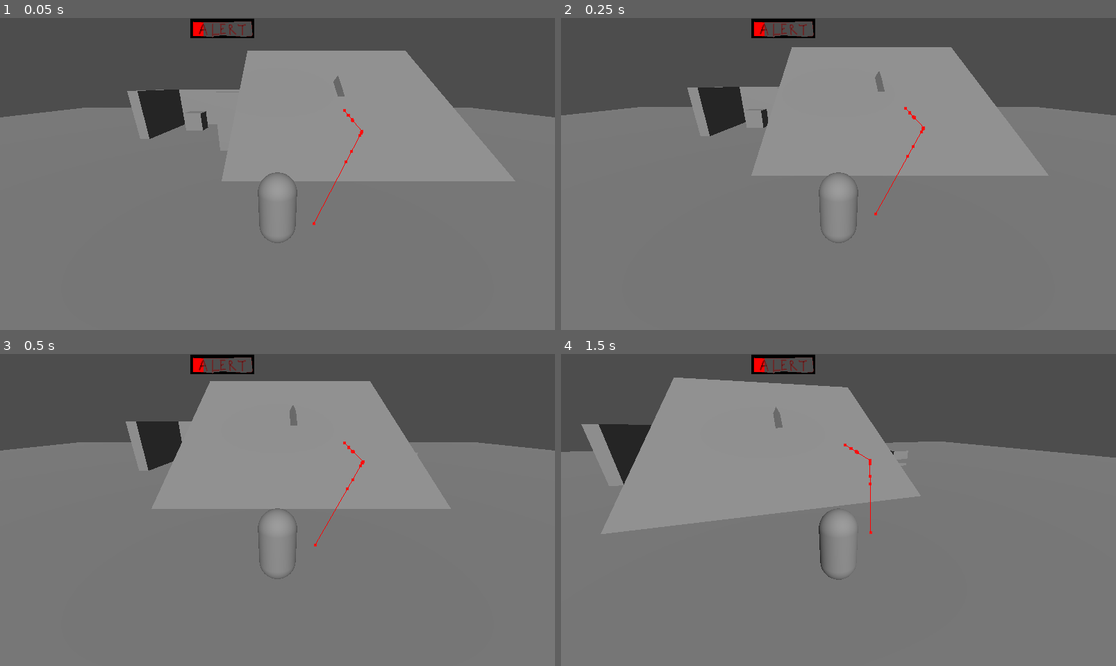
Above: before the commit, frames 1-4 (two rows, left to right).
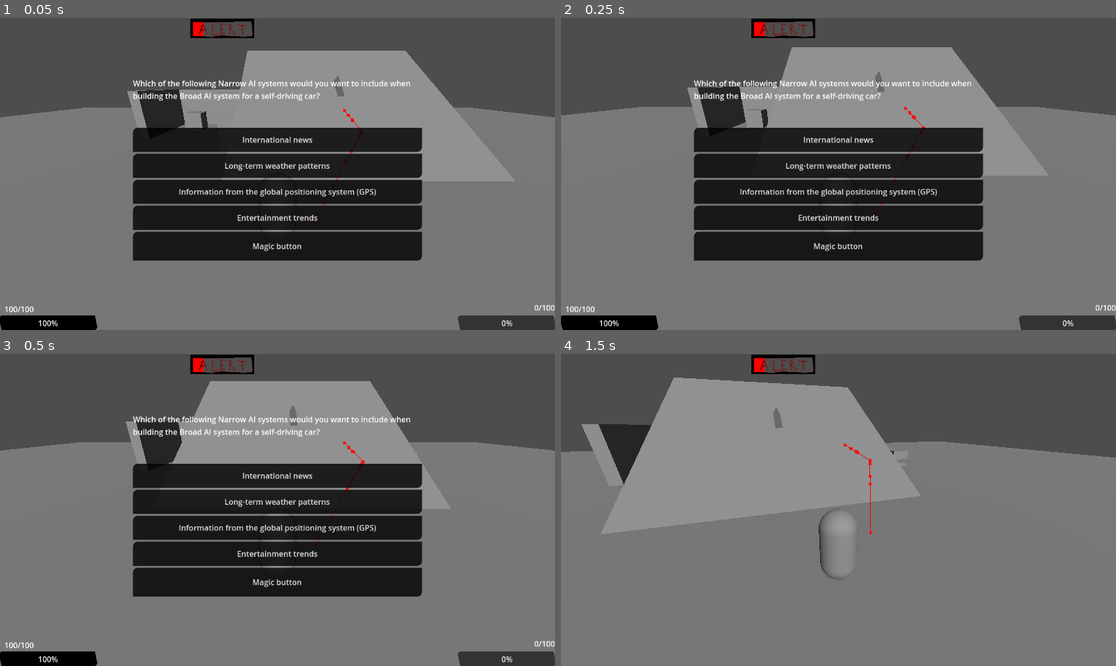
Above: after the commit, the same moments.

Repository: COMP2281/software-engineering-group24-25-06
Game: Godot game, scene res://scenes/missions/main.tscn
Same seed, same stepped clock (60 frames per second), same inputs: the game is played once before the commit and once after it.
Inputs (mouse positions are in pixels of both pictures, inside the frame that each line leads up to):
- Up to frame 1 (0.05 s): no input
- Up to frame 2 (0.25 s): no input
- Up to frame 3 (0.5 s): no input
- Up to frame 4 (1.5 s): tap Enter (ui_accept) at 0.5, 0.77, 1.25 s; move the mouse to (866, 510) at 0.52 s; hold W (forward) 0.53-1.28 s; tap B (change_battle) at 0.6 s; move the mouse to (727, 525) at 1.27 s; hold S (backward) from 1.28 s (still down); tap M (change_mission) at 1.35 s

The runs differ from the first frame. In frame 1, 23% of the frame differs, in the area x 0-100%, y 20-100%; in frame 2, 23%; in frame 3, 23%; in frame 4, nothing differs.
Error in both runs: Invalid access to property or key 'enemy_encountered' on a base object of type 'Dictionary'. (res://scripts/scene_coordinator/states/encounter_state.gd:10)

Commit message:
Changed UI to use anchoring for alignment in most places

Diff:
--- a/scenes/battle.tscn
+++ b/scenes/battle.tscn
@@ -58,7 +58,6 @@
 material = SubResource("StandardMaterial3D_b5i7k")
 
 [node name="CanvasLayer" type="CanvasLayer" parent="."]
-visible = false
 
 [node name="UI" type="Control" parent="CanvasLayer"]
 layout_mode = 3
@@ -67,53 +66,74 @@
 anchor_bottom = 1.0
 grow_horizontal = 2
 grow_vertical = 2
+size_flags_horizontal = 3
+size_flags_vertical = 3
 script = ExtResource("3_wuvo2")
 
 [node name="Playerhealth" type="ProgressBar" parent="CanvasLayer/UI"]
-layout_mode = 0
-offset_left = 20.0
-offset_top = 20.0
-offset_right = 220.0
-offset_bottom = 50.0
+layout_mode = 1
+anchors_preset = 2
+anchor_top = 1.0
+anchor_bottom = 1.0
+offset_top = -30.0
+offset_right = 200.0
+grow_vertical = 0
 
 [node name="Healthlabel" type="Label" parent="CanvasLayer/UI/Playerhealth"]
-layout_mode = 0
-offset_right = 40.0
-offset_bottom = 23.0
+layout_mode = 1
+offset_left = 9.0
+offset_top = -25.0
+offset_right = 49.0
+offset_bottom = -2.0
 
 [node name="Enemyhealth" type="ProgressBar" parent="CanvasLayer/UI"]
-layout_mode = 0
-offset_left = 932.0
-offset_top = 20.0
-offset_right = 1132.0
-offset_bottom = 50.0
+layout_mode = 1
+anchors_preset = 3
+anchor_left = 1.0
+anchor_top = 1.0
+anchor_right = 1.0
+anchor_bottom = 1.0
+offset_left = -200.0
+offset_top = -30.0
+grow_horizontal = 0
+grow_vertical = 0
 
 [node name="Healthlabel" type="Label" parent="CanvasLayer/UI/Enemyhealth"]
-layout_mode = 0
-offset_right = 40.0
-offset_bottom = 23.0
+layout_mode = 1
+anchors_preset = 1
+anchor_left = 1.0
+anchor_right = 1.0
+offset_left = -40.0
+offset_top = -28.0
+offset_bottom = -5.0
+grow_horizontal = 0
 
-[node name="Questionpanel" type="Panel" parent="CanvasLayer/UI"]
-layout_mode = 0
-offset_left = 256.0
-offset_top = 128.0
-offset_right = 856.0
-offset_bottom = 428.0
+[node name="Questionpanel" type="VBoxContainer" parent="CanvasLayer/UI"]
+layout_mode = 1
+anchors_preset = 8
+anchor_left = 0.5
+anchor_top = 0.5
+anchor_right = 0.5
+anchor_bottom = 0.5
+offset_left = -300.0
+offset_top = -150.0
+offset_right = 300.0
+offset_bottom = 150.0
+grow_horizontal = 2
+grow_vertical = 2
 script = ExtResource("4_1c0xn")
 
 [node name="Questionlabel" type="Label" parent="CanvasLayer/UI/Questionpanel"]
-layout_mode = 0
-offset_top = 20.0
-offset_right = 40.0
-offset_bottom = 43.0
+custom_minimum_size = Vector2(0, 10)
+layout_mode = 2
+autowrap_mode = 3
 
 [node name="Optionscontainer" type="VBoxContainer" parent="CanvasLayer/UI/Questionpanel"]
-layout_mode = 0
-offset_right = 40.0
-offset_bottom = 40.0
+layout_mode = 2
 alignment = 1
 
 [node name="Battlemenu" type="Control" parent="CanvasLayer/UI"]
+layout_mode = 1
 anchors_preset = 0
 offset_right = 40.0
 offset_bottom = 40.0
@@ -125,9 +145,19 @@
 offset_bottom = 40.0
 
 [node name="Gameoverpanel" type="Panel" parent="CanvasLayer/UI"]
-layout_mode = 0
-offset_right = 40.0
-offset_bottom = 40.0
+visible = false
+layout_mode = 1
+anchors_preset = 8
+anchor_left = 0.5
+anchor_top = 0.5
+anchor_right = 0.5
+anchor_bottom = 0.5
+offset_left = -20.0
+offset_top = -20.0
+offset_right = 20.0
+offset_bottom = 20.0
+grow_horizontal = 2
+grow_vertical = 2
 
 [node name="Resultlabel" type="Label" parent="CanvasLayer/UI/Gameoverpanel"]
 layout_mode = 0
--- a/scripts/battle/battle.gd
+++ b/scripts/battle/battle.gd
@@ -156,10 +156,7 @@
 	panel_style.corner_radius_bottom_right = 15
 	game_over_panel.add_theme_stylebox_override("panel", panel_style)
 	game_over_panel.custom_minimum_size = Vector2(400, 200)
-	game_over_panel.position = Vector2(
-		(get_viewport().size.x - game_over_panel.custom_minimum_size.x) / 2,
-		(get_viewport().size.y - game_over_panel.custom_minimum_size.y) / 2
-	)
+
 	if player_won:
 		result_label.text = "VICTORY!"
 		result_label.add_theme_color_override("font_color", Color(0, 1, 0))  # Green
@@ -167,8 +164,7 @@
 		result_label.text = "DEFEAT!"
 		result_label.add_theme_color_override("font_color", Color(1, 0, 0))  # Red
 	result_label.add_theme_font_size_override("font_size", 32)
-	result_label.horizontal_alignment = HORIZONTAL_ALIGNMENT_CENTER
-	result_label.vertical_alignment = VERTICAL_ALIGNMENT_CENTER
+
 	game_over_panel.show()
 	result_label.show()
 
--- a/scripts/battle/battlemenu.gd
+++ b/scripts/battle/battlemenu.gd
@@ -48,6 +48,8 @@
 	style.border_color = Color(1, 0, 0)
 	style.corner_radius_top_left = 10
 
+	# TODO: ideally keep the wheel-based positioning system
+	#	but also allow it to scale nicely
 	for i in range(options.size()):
 		var button = Button.new()
 		var angle = (i * PI/2) - PI/4
--- a/scripts/battle/questionpanel.gd
+++ b/scripts/battle/questionpanel.gd
@@ -1,4 +1,4 @@
-extends Panel
+extends VBoxContainer
 
 signal answer_selected(answer)
 
@@ -19,17 +19,11 @@
 	add_theme_stylebox_override("panel", style)
 
 	custom_minimum_size = Vector2(600, 400)
-	position = Vector2(
-		(get_viewport().size.x - custom_minimum_size.x) / 2,
-		(get_viewport().size.y - custom_minimum_size.y) / 2
-	)
 
 	$Questionlabel.add_theme_color_override("font_color", Color.WHITE)
 	$Questionlabel.custom_minimum_size = Vector2(580, 100)
-	$Questionlabel.position = Vector2(10, 20)
 
 	$Optionscontainer.custom_minimum_size = Vector2(580, 250)
-	$Optionscontainer.position = Vector2(10, 20)
 	$Optionscontainer.add_theme_constant_override("seperation", 20)
 
 func show_question(question: Question):
--- a/scripts/enemy/states/investigate.gd
+++ b/scripts/enemy/states/investigate.gd
@@ -43,7 +43,7 @@
 		else:
 			# Scan around the place
 			var percent_time_spent: float = 1.0 - enemy.investigate_time_left / enemy.enemy_resource.investigation_time
-			var direction: float = sign(sin(percent_time_spent * 2.0 * PI * enemy.scan_times))
-			var speed: float = (enemy.fov_scan * enemy.scan_times) / enemy.enemy_resource.investigation_time
+			var direction: float = sign(sin(percent_time_spent * 2.0 * PI * enemy.enemy_resource.scan_times))
+			var speed: float = (enemy.enemy_resource.fov_scan * enemy.enemy_resource.scan_times) / enemy.enemy_resource.investigation_time
 
 			enemy.set_heading(enemy.global_rotation.y + direction * speed * delta)
--- a/scripts/enemy/ui.gd
+++ b/scripts/enemy/ui.gd
@@ -18,8 +18,6 @@
 
 	player_health.max_value = 100
 	player_health.value = 100
-	player_health.custom_minimum_size = Vector2(120, 30)
-	player_health.position = Vector2(50, get_viewport().size.y - 100)
 
 	var player_style = StyleBoxFlat.new()
 	player_style.bg_color = Color(0, 0, 0, 1)  # Black background
@@ -38,10 +36,6 @@
 	player_health.add_theme_stylebox_override("background", player_bg_style)
 
 	player_health_label.add_theme_color_override("font_color", Color.WHITE)
-	player_health_label.position = Vector2(30, -25)  # Position above health bar
-
-	enemy_health.custom_minimum_size = Vector2(120, 30)
-	enemy_health.position = Vector2(get_viewport().size.x - 170, get_viewport().size.y - 100)
 
 	var enemy_style = player_style.duplicate()
 	var enemy_bg_style = player_bg_style.duplicate()
@@ -50,7 +44,6 @@
 	enemy_health.add_theme_stylebox_override("background", enemy_bg_style)
 
 	enemy_health_label.add_theme_color_override("font_color", Color.WHITE)
-	enemy_health_label.position = Vector2(30, -25)
 
 func update_health_displays():
 	if player_health_label:
